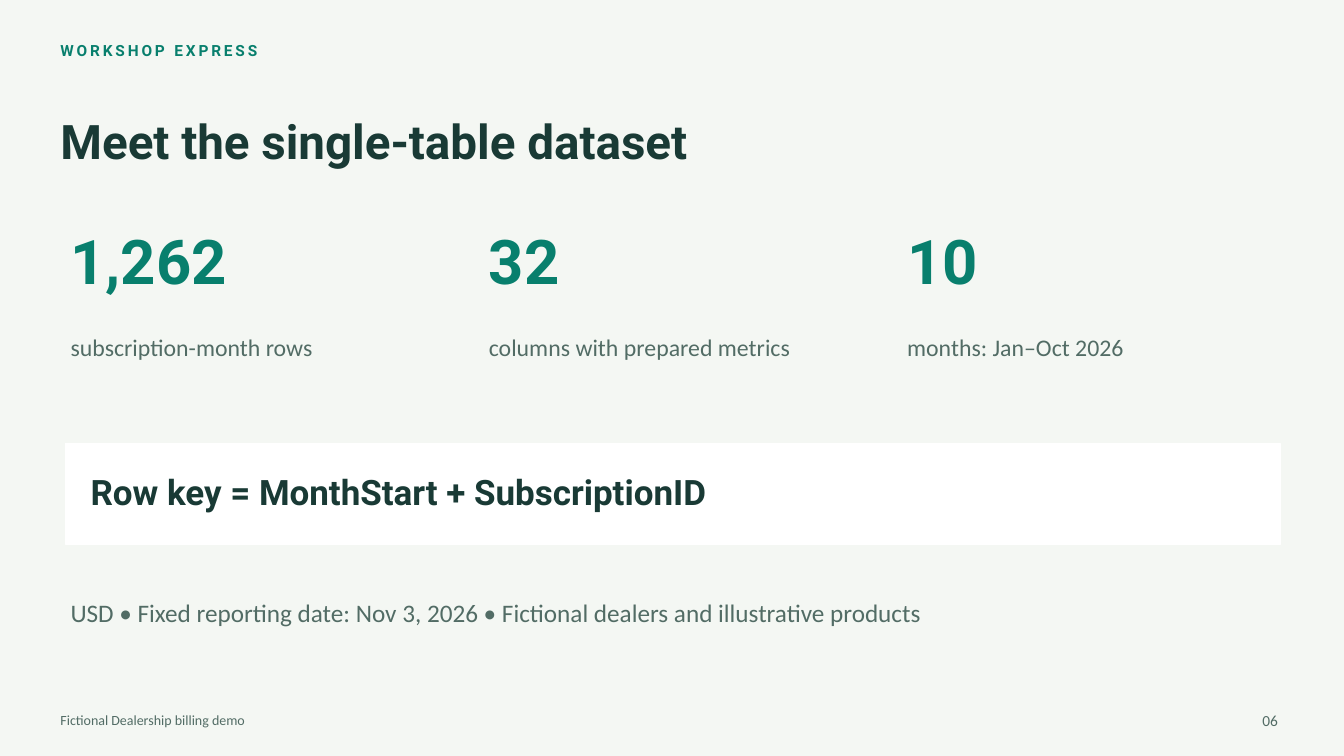
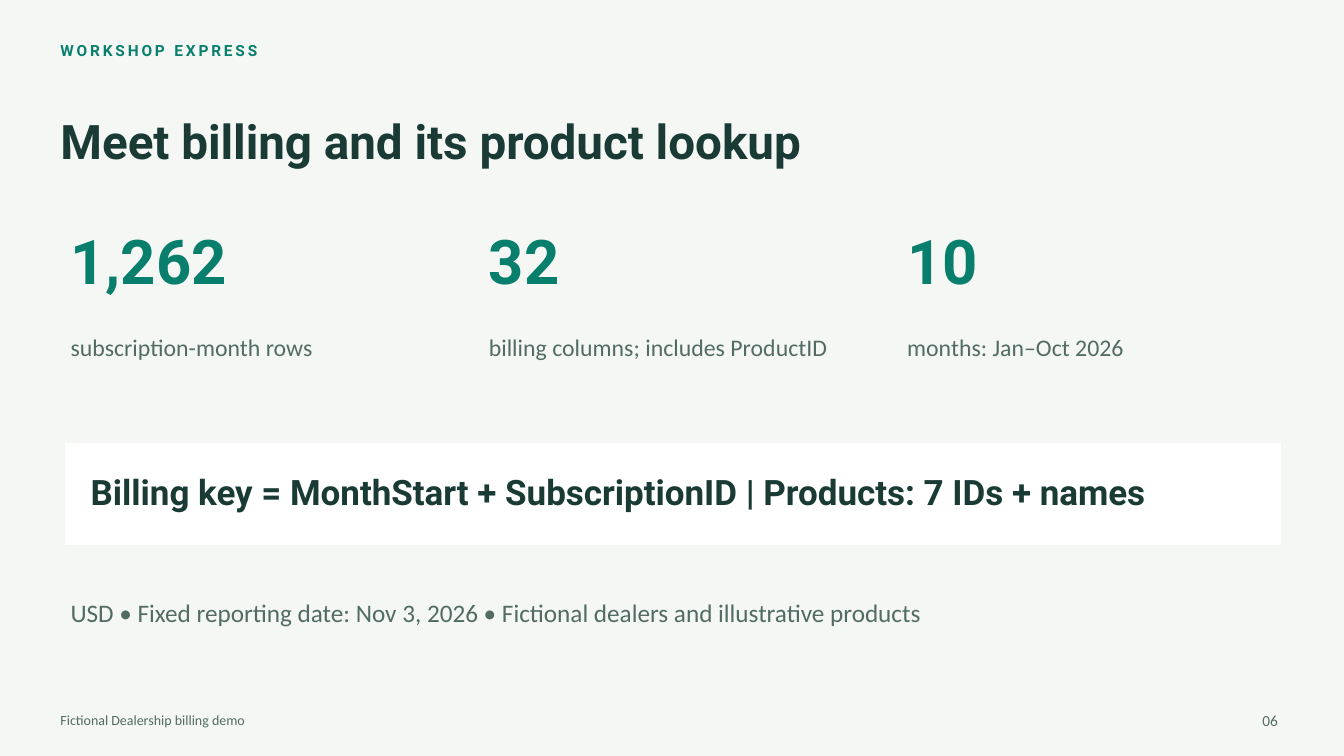
Before and after one commit to krepko7/FabricDataAgents1, a slide deck: slide 6 of workshop-express/Workshop-Express.pptx. Drawn at 1344x756 pixels with LibreOffice and Linux fonts; fonts in the diff are those of the drawing. Boxes give left, top, right and bottom in pixels: in the first picture for what was removed or moved away, otherwise in the second. Text is boxed around its words. In the diff, an @@ line names an element or a change of style, - is before the commit and + after.

```diff
--- a/workshop-express/Workshop-Express.pptx
+++ b/workshop-express/Workshop-Express.pptx
@@ text at box(60, 123, 801, 169): text changed @@
-Meet the single-table dataset
+Meet billing and its product lookup
@@ text at box(489, 339, 827, 360): text changed @@
-columns with prepared metrics
+billing columns; includes ProductID
@@ text at box(91, 478, 1145, 513): text changed @@
-Row key = MonthStart + SubscriptionID
+Billing key = MonthStart + SubscriptionID | Products: 7 IDs + names
```
Also in this commit, not shown: 7 other slides changed, 1 slide added, 1 slide removed, 7 other files.
